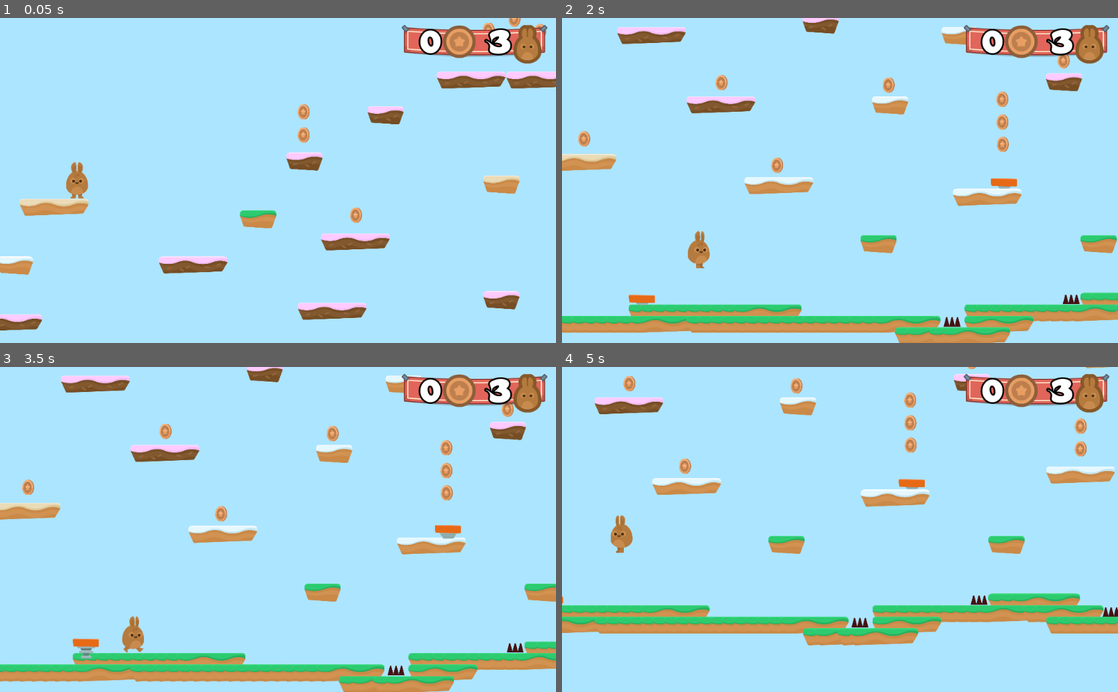
Above: before the commit, frames 1-4 (two rows, left to right).
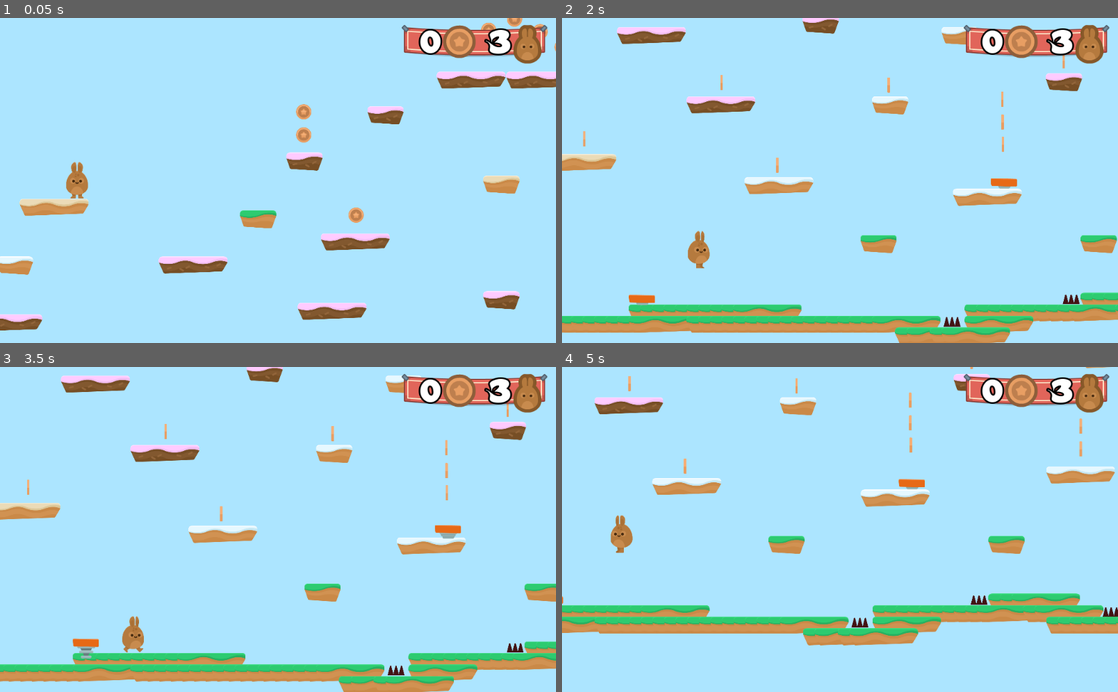
Above: after the commit, the same moments.

Repository: ilonanen/udemy_project_hoppy_days
Game: Godot game, scene res://Levels/Level1.tscn
The game is run twice, just before and just after one commit, with the same random seed, the same clock (stepped at 60 frames per second) and the same inputs.
Inputs:
- Up to frame 1 (0.05 s): no input
- Up to frame 2 (2 s): hold D (right) from 0.53 s (still down); tap W (jump) at 0.77, 1.52 s
- Up to frame 3 (3.5 s): release D (right) at 2.03 s; hold A (left) 2.03-2.78 s; hold D (right) from 2.78 s (still down); tap W (jump) at 3.02 s
- Up to frame 4 (5 s): tap W (jump) at 3.77, 4.52 s; release D (right) at 4.28 s; hold A (left) from 4.28 s (still down)

The runs differ from the first frame. In frame 1, 0.2% of the frame differs, in the area x 53-100%, y 0-64%; in frame 2, 0.6%; in frame 3, 0.6%; in frame 4, 0.6%, in the area x 11-95%, y 0-33%.

Commit message:
Update Coin.tscn

Diff:
--- a/Items/Coin.tscn
+++ b/Items/Coin.tscn
@@ -54,7 +54,7 @@
 [node name="AnimatedSprite" type="AnimatedSprite" parent="."]
 frames = SubResource( 1 )
 animation = "spin"
-frame = 5
+playing = true
 
 [node name="Area2D" type="Area2D" parent="."]
 collision_layer = 8
